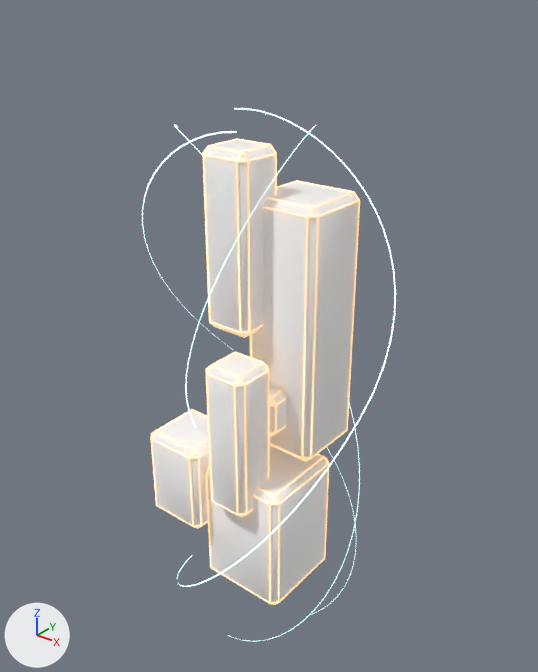
Two versions of the glTF model src/assets/model/holo.gltf, one commit apart.
Before and after are seen from a 50 mm camera at (8.34, -10.38, 12.35) aimed at (-0.23, 0.33, 5.72). The lights are fixed; the arrows at lower left show +X, +Y and +Z.

The scene before the commit, as lines of its bpy script (objects in view):
```python
mat_material = principled_material('Material')
mat_material.base_color = (1.0, 1.0, 1.0)  # white #ffffff
mat_material.metallic = 1.0
mat_material.roughness = 1.0
mat_material.emission_color = (0.519, 1.0, 1.0)  # cyan #bfffff
mat_material.emission_strength = 1.0
me_beziercurve = bpy.data.meshes.new('BezierCurve')
me_beziercurve.from_pydata(...)  # 328 vertices, 320 faces; spans x -2.68..2.16, y -2.06..2.34, z -0.57..10.04
me_beziercurve.materials.append(mat_material)  # white #ffffff
me_cube = bpy.data.meshes.new('Cube')
me_cube.from_pydata(...)  # 1008 vertices, 2688 faces; spans x -2.31..1.09, y -1.36..1.57, z 0.0..9.59
me_cube.materials.append(mat_material_001)  # white #ffffff
me_cube_001 = bpy.data.meshes.new('Cube.001')
me_cube_001.from_pydata(...)  # 168 vertices, 308 faces; spans x -2.29..1.08, y -1.34..1.55, z 0.01..9.57
me_cube_001.materials.append(mat_material_002)  # white #ffffff
ob_beziercurve = bpy.data.objects.new('BezierCurve', me_beziercurve)
ob_beziercurve.location = (0.0, 0.0, 0.0)
ob_cube = bpy.data.objects.new('Cube', me_cube)
ob_cube.location = (0.0, 0.0, 0.0)
ob_cube_001 = bpy.data.objects.new('Cube.001', me_cube_001)
ob_cube_001.location = (0.0, 0.0, 0.0)
```
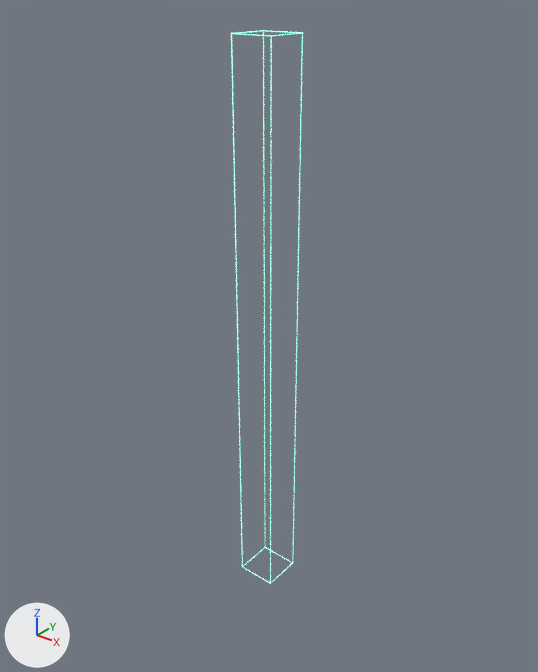
What the commit changed:
In material 'Material' (mat_material), emission_color goes from (0.519, 1.0, 1.0) (cyan #bfffff) to (0.0, 1.0, 0.584) (cyan #00ffc9).
me_cube is used by ob_cube; location (0.0, 0.0, 0.0).
me_cube had 1008 vertices, 2688 faces and spanned x -2.31..1.09, y -1.36..1.57, z 0.0..9.59.
me_cube no longer uses material mat_material_001 (white #ffffff).
me_cube now has 40 vertices, 96 faces and spans x -0.42..0.42, y -0.42..0.42, z -0.01..11.48.
me_cube part 1: 1008 vertices removed from x -2.31..1.09, y -1.36..1.57, z 0.0..9.59; 40 vertices added at x -0.42..0.42, y -0.42..0.42, z -0.01..11.48.
me_cube part 2: the surface is now shaded flat.
me_cube now uses material mat_material (white #ffffff).
Object 'BezierCurve' (ob_beziercurve) is deleted.
Object 'Cube.001' (ob_cube_001) is deleted.

Location of each change, [x1, y1, x2, y2] in pixels of the pictures (538 x 672 px):
'Cube.001', deleted: before [152, 140, 359, 602]
'Cube', recoloured, reshaped (65% narrower, 19% taller): before [151, 138, 360, 605]; after [231, 30, 303, 584]
'BezierCurve', deleted: before [142, 108, 396, 642]
part 1 of me_cube, cut back: before [151, 138, 360, 605]; after [231, 30, 303, 584]
